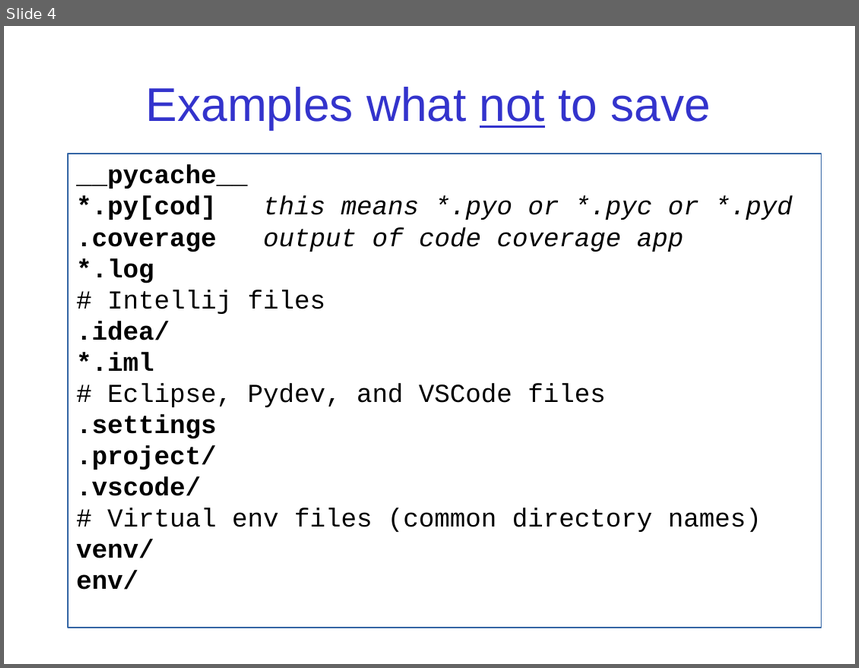
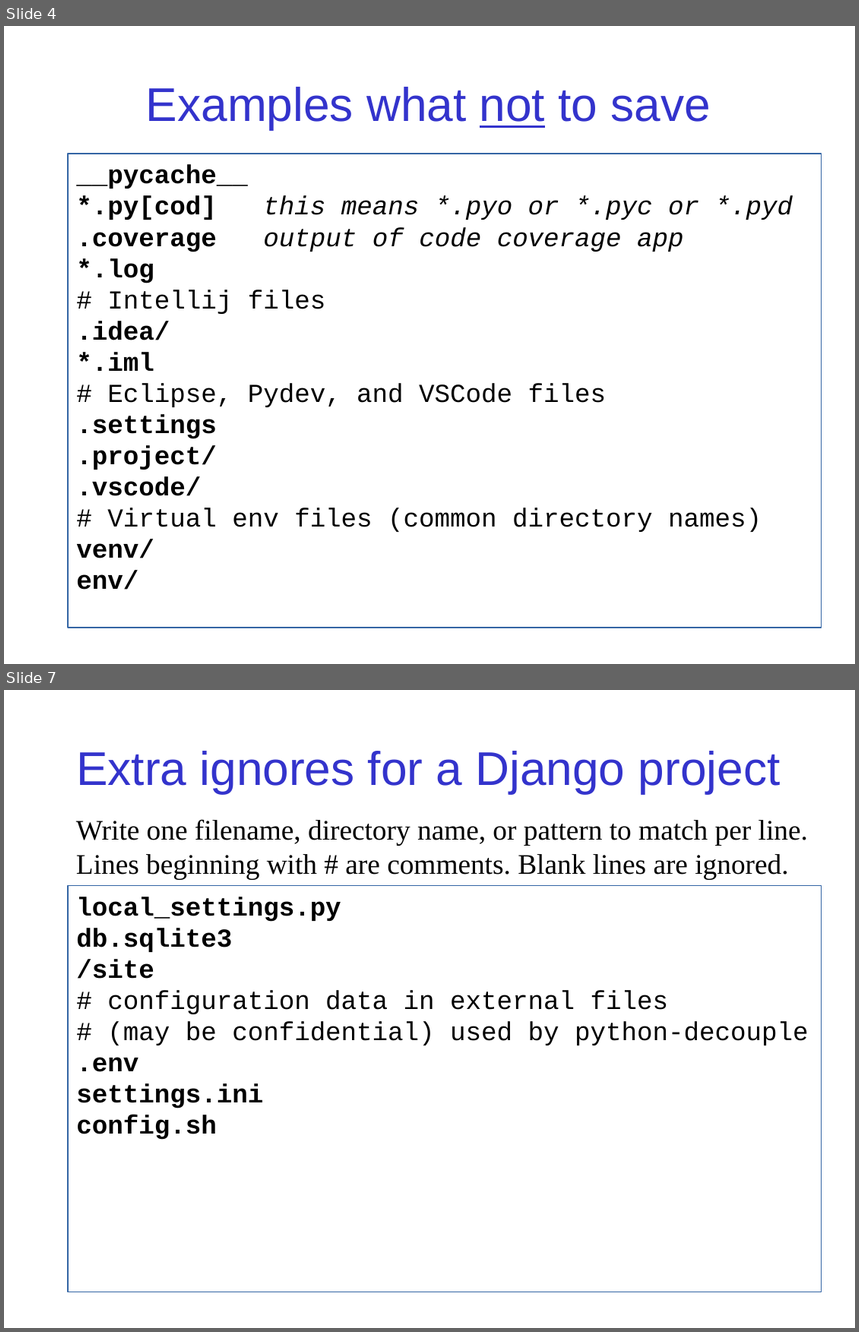
Before and after one commit to cpske/ISP, a slide deck: git/Git-Basics.ppt. Shown one above the other, each under a label of ours: slide 4 before the commit, slides 4 and 7 after it; the slides between them are not shown. The pictures are 859x668 and 859x1332 pixels, drawn with LibreOffice and Linux fonts; fonts in the diff are those of the drawing. Boxes give left, top, right and bottom in pixels: in the first picture for what was removed or moved away, otherwise in the second. Text is boxed around its words. In the diff, an @@ line names an element or a change of style, - is before the commit and + after.

```diff
--- a/git/Git-Basics.ppt
+++ b/git/Git-Basics.ppt
@@ slide 7 added at (x1=4, y1=690, x2=855, y2=1328), background #FFFFFF @@
@@ title added at (x1=76, y1=751, x2=781, y2=793), 40 pt, text #3333CC @@
+Extra ignores for a Django project
@@ text added at (x1=76, y1=819, x2=808, y2=880), 24 pt, text #000000 @@
+Write one filename, directory name, or pattern to match per line. Lines beginning with # are comments. Blank lines are ignored.
@@ text added at (x1=68, y1=886, x2=821, y2=1292), outline #3465A4 0.74 pt, 22 pt, text #000000 @@
+local_settings.py
+db.sqlite3
+/site
+# configuration data in external files
+# (may be confidential) used by python-decouple
+.env
+settings.ini
+config.sh
```
Also in this commit, not shown: 3 slides changed, 3 other files.
